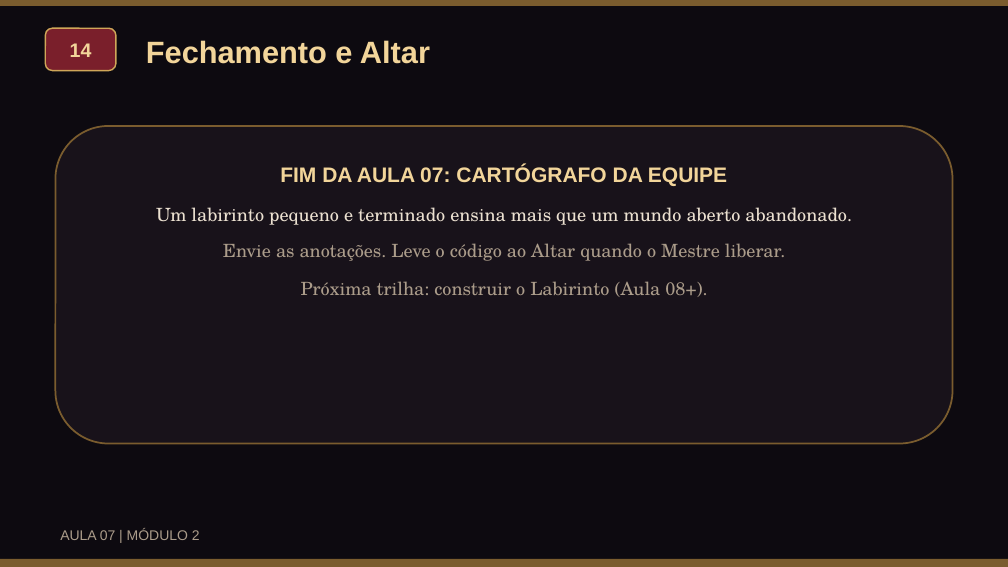
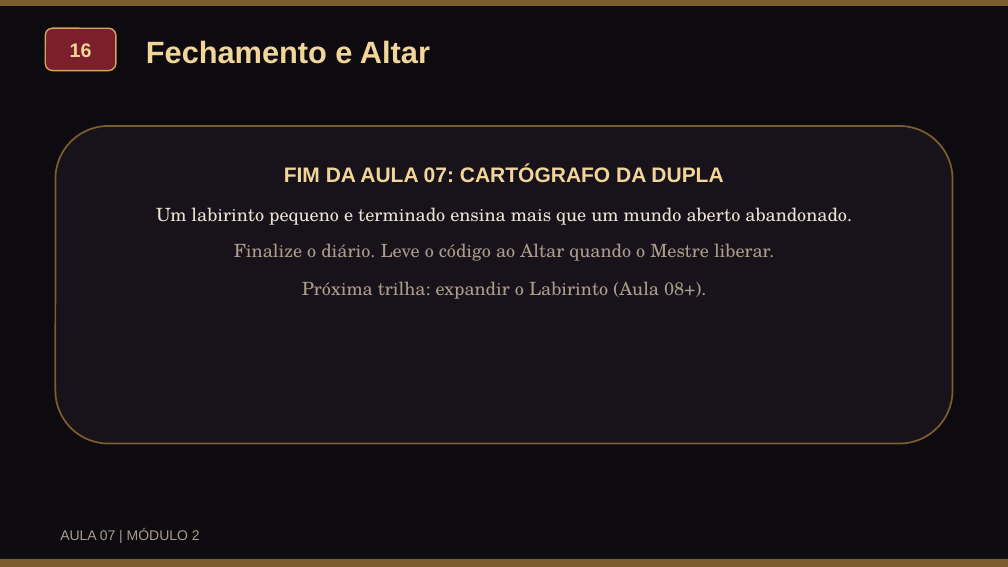
Before and after one commit to VonLuqi/fundamentos-de-jogos-digitais, a slide deck: slide 17 of assets/docs/aulas/aula07_papeis_workflow_slides.pptx (slide 15 before the commit). Drawn at 1008x567 pixels with LibreOffice and Linux fonts; fonts in the diff are those of the drawing. Boxes give left, top, right and bottom in pixels: in the first picture for what was removed or moved away, otherwise in the second. Text is boxed around its words. In the diff, an @@ line names an element or a change of style, - is before the commit and + after.

```diff
--- a/assets/docs/aulas/aula07_papeis_workflow_slides.pptx
+++ b/assets/docs/aulas/aula07_papeis_workflow_slides.pptx
@@ text in rounded rectangle at (70, 43, 92, 57): text changed @@
-14
+16
@@ text at (284, 165, 723, 182): text changed @@
-FIM DA AULA 07: CARTÓGRAFO DA EQUIPE
+FIM DA AULA 07: CARTÓGRAFO DA DUPLA
@@ text at (234, 243, 774, 299): text changed @@
-Envie as anotações. Leve o código ao Altar quando o Mestre liberar.
-Próxima trilha: construir o Labirinto (Aula 08+).
+Finalize o diário. Leve o código ao Altar quando o Mestre liberar.
+Próxima trilha: expandir o Labirinto (Aula 08+).
```
Also in this commit, not shown: 6 other slides changed, 10 slides added, 8 slides removed, 43 other files.
